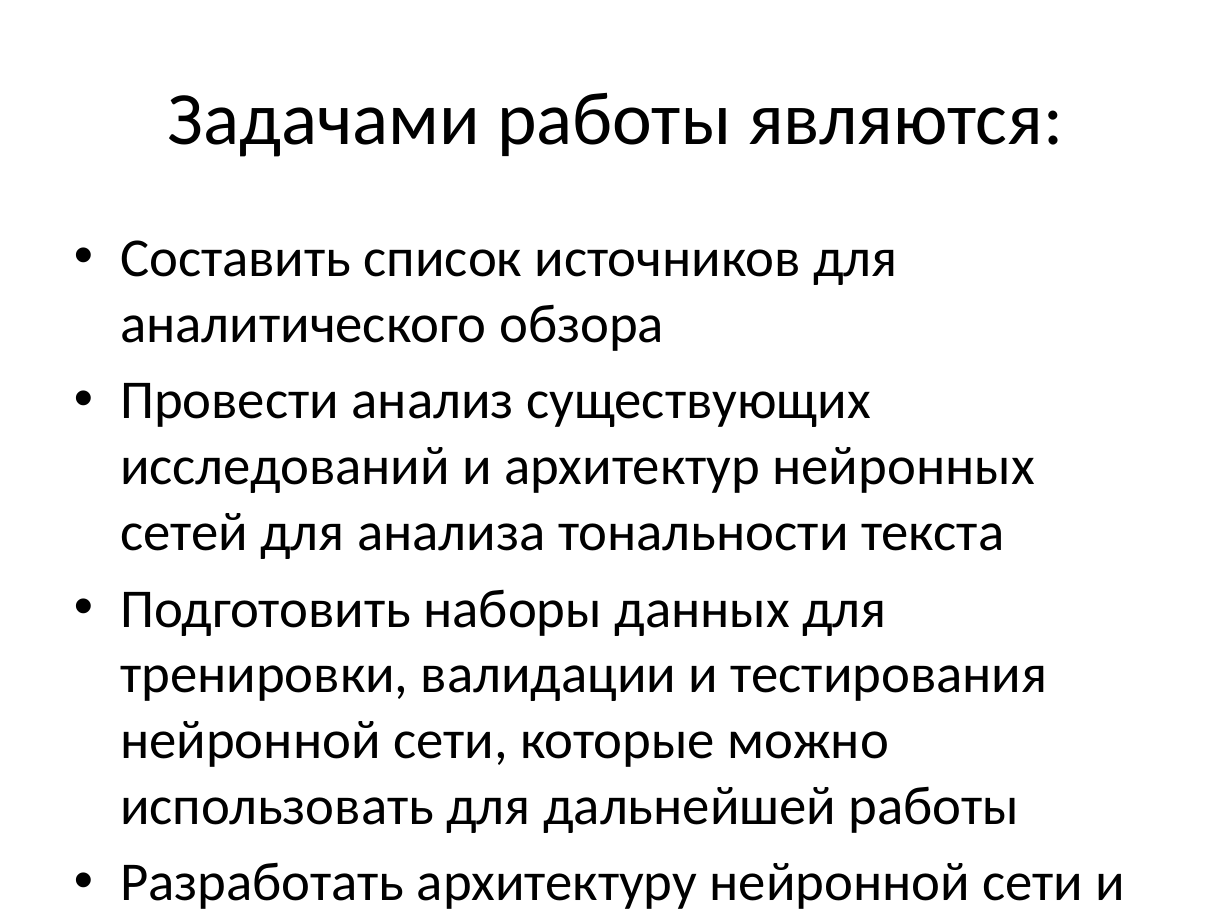
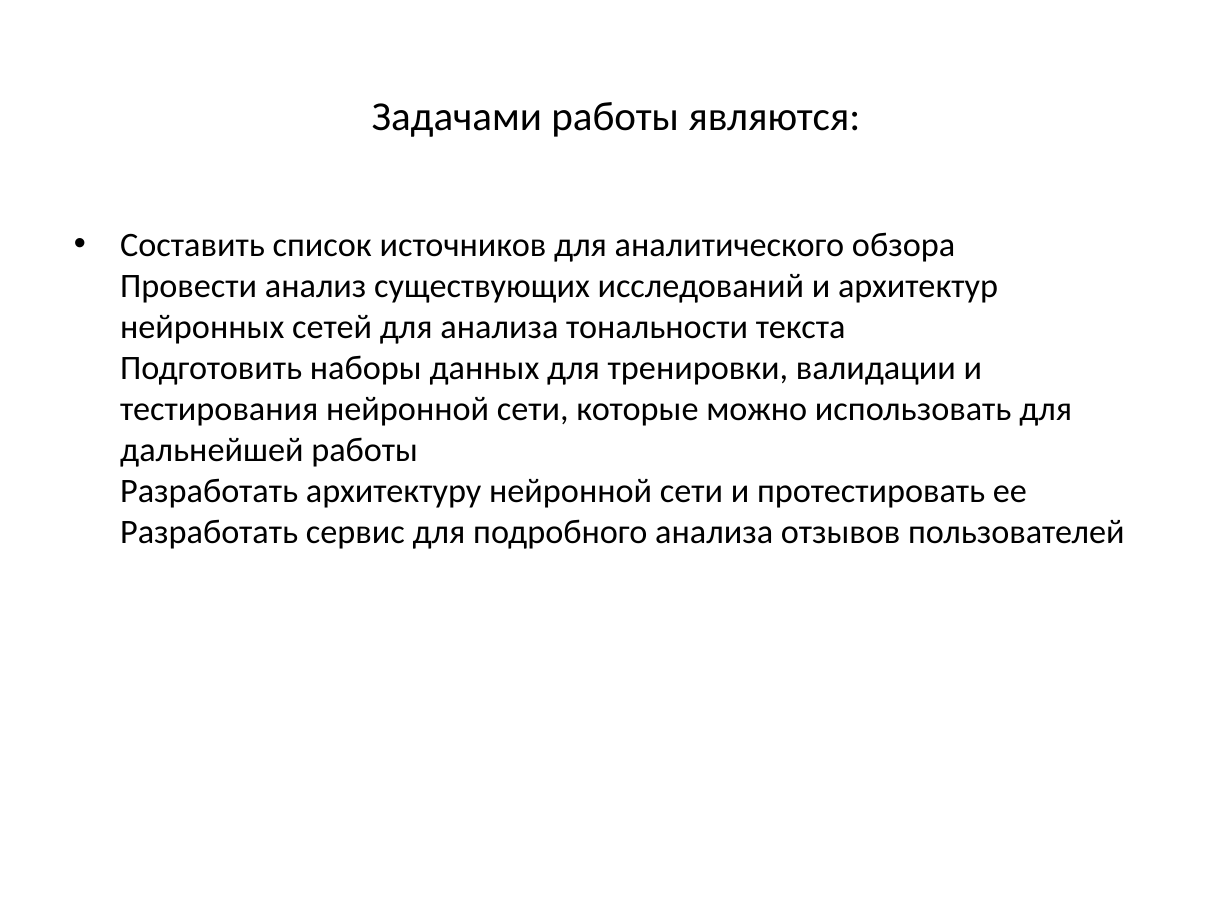
Before and after one commit to compfee/Easyntation, a slide deck: slide 3 of src/Example PPT.pptx. Drawn at 1232x924 pixels with LibreOffice and Linux fonts; fonts in the diff are those of the drawing. Boxes give left, top, right and bottom in pixels: in the first picture for what was removed or moved away, otherwise in the second. Text is boxed around its words. In the diff, an @@ line names an element or a change of style, - is before the commit and + after.

```diff
--- a/src/Example PPT.pptx
+++ b/src/Example PPT.pptx
@@ title "Задачами работы являются:" at (372, 102, 860, 137): size 44 to 24 pt @@
@@ text at (120, 232, 1125, 549): text changed; size 32 to 20 pt @@
-• Составить список источников для аналитического обзора
-• Провести анализ существующих исследований и архитектур нейронных сетей для анализа тональности текста
-• Подготовить наборы данных для тренировки, валидации и тестирования нейронной сети, которые можно использовать для дальнейшей работы
-• Разработать архитектуру нейронной сети и протестировать ее
-• Разработать сервис для подробного анализа отзывов пользователей
+• Составить список источников для аналитического обзора
+  Провести анализ существующих исследований и архитектур нейронных сетей для анализа тональности текста
+  Подготовить наборы данных для тренировки, валидации и тестирования нейронной сети, которые можно использовать для дальнейшей работы
+  Разработать архитектуру нейронной сети и протестировать ее
+  Разработать сервис для подробного анализа отзывов пользователей
```
Also in this commit, not shown: 2 other slides changed, 2 other files.
